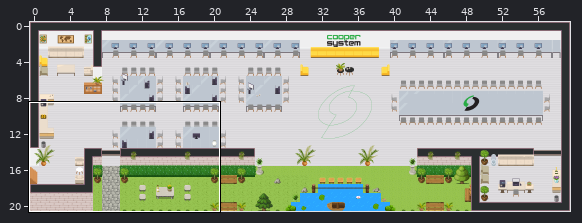
Tiled map (JSON): map.tmj. Above, an overview of the earlier version with the close-up marked.
Close-up. Before:
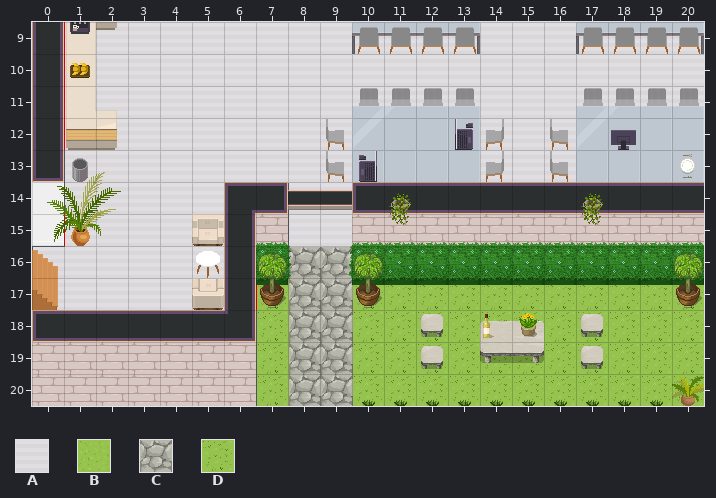
Cells are 32x32 px. Shown: x 0..20, y 9..20. The commit also changed other parts of the map, which this record leaves out.
Key: from "Chunk 1": A 7, B 8, C 9, D 10.
_ is an empty cell.
Layers that did not change in this view are not listed.
Layer "floor/floor-external" before, first column x 0:
 9 _____________________
10 _____________________
11 _____________________
12 _____________________
13 _____________________
14 _____________________
15 ________BB___________
16 ________CC___________
17 _______DCCDDDDDDDDDDD
18 _______DCCDDDDDDDDDDD
19 _______DCCDDDDDDDDDDD
20 _______DCCDDDDDDDDDDD
Layer "floor/floor-internal" before, first column x 0:
 9 _AAAAAAAAAAAAAAAAAAAA
10 _AAAAAAAAAAAAAAAAAAAA
11 _AAAAAAAAAAAAAAAAAAAA
12 _AAAAAAAAAAAAAAAAAAAA
13 _AAAAAAAAAAAAAAAAAAAA
14 _AAAAA__AA___________
15 _AAAAA__AA___________
16 AAAAAA_______________
17 AAAAAA_______________
18 _____________________
19 _____________________
20 _____________________
Now the later version:
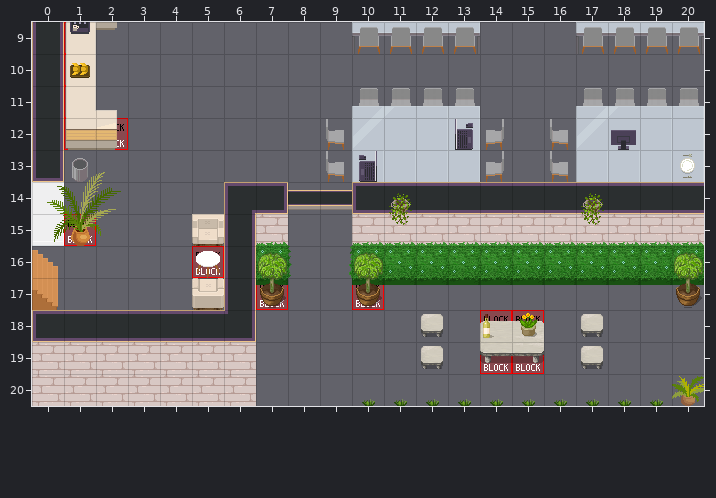
Diff:
Layer "floor/floor-external" (now hidden):
y 15: x 8..9 BB -> __
y 16: x 8..9 CC -> __
y 17..20: x 7..20 DCCDDDDDDDDDDD -> ______________
Layer "floor/floor-internal" (now hidden):
y 9..11: x 1..20 AAAAAAAAAAAAAAAAAAAA -> ____________________
y 12..13: x 1..9 AAAAAAAAA -> _________; x 13..16 AAAA -> ____
y 14..15: x 1..5 AAAAA -> _____; x 8..9 AA -> __
y 16: x 0..5 AAAAAA -> ______
y 17: x 0..4 AAAAA -> _____
Where, in picture pixels (left, top, right, bottom), the same in both close-ups:
removed: (33, 23, 704, 406)
